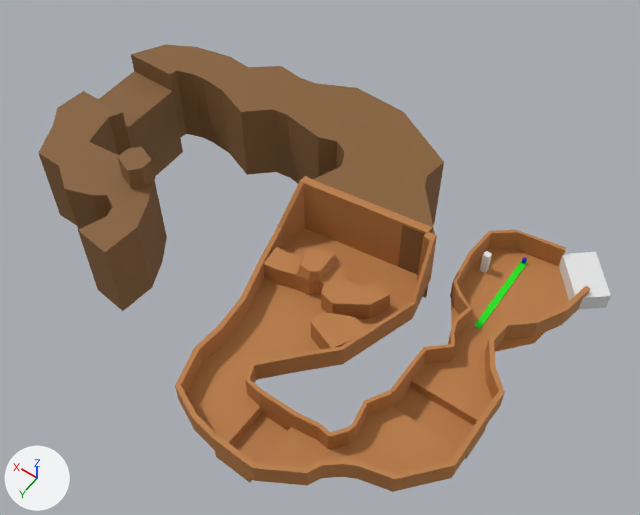
Two versions of the FBX model Assets/Environments/testlayout.fbx, one commit apart.
One viewpoint serves both versions: a 50 mm lens placed at (-39.6, 162.2, 215.7), pointed at (56.2, 28.0, 4.9). The lights are fixed; the arrows at lower left show +X, +Y and +Z. Where no turn or scale is listed for an object, it has been applied to the vertices. Vertices at the same position are counted once.

The first picture shows 'Cube', 'FinalConsoleHavingLedge', 'floorLayout', 'wall3', 'wallHeightExample8Meters', 'walls1', 'walls2'.
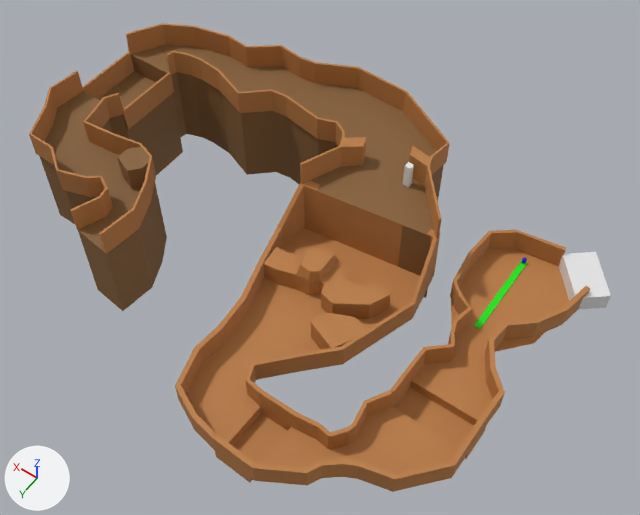
The change, as a list of edits to the scene's bpy script:
```text
Change me_plane_003:
    where me_plane_003.from_pydata(...)  # 131 vertices, 125 faces; spans x -3.4..48.9, y -15.7..76.4, z -3.5..21.1
    used by ob_walls2; location = (0.0, 0.0, 0.0)
    me_plane_003 part 1: all 12 vertices in x 25.7..29.4, y 12.5..15.2, z 0.4..21.1 are scaled about their middle by (1, 1, 0.958), then moved by (0.0, -2.0, -0.4)
Add me_plane_004:
    me_plane_004.from_pydata(...)  # 112 vertices, 110 faces; spans x 25.9..154.4, y -27.6..69.9, z 12.8..28.9
    me_plane_004.materials.append(mat_firstheight)  # orange #bb7d44
Add me_plane_005:
    me_plane_005.from_pydata(...)  # 112 vertices, 110 faces; spans x 59.6..137.4, y -3.3..71.3, z 12.7..28.5
    me_plane_005.materials.append(mat_firstheight)  # orange #bb7d44
Change ob_wallheightexample8meters:
    ob_wallheightexample8meters.location: (14.9, 0.0, 4.0) -> (44.3, 0.0, 24.2)
Add ob_floorlayout_001:
    ob_floorlayout_001 = bpy.data.objects.new('floorLayout.001', me_plane_004)
    ob_floorlayout_001.location = (0.0, 0.0, 0.0)
Add ob_floorlayout_002:
    ob_floorlayout_002 = bpy.data.objects.new('floorLayout.002', me_plane_005)
    ob_floorlayout_002.location = (0.0, 0.0, 0.0)
```

Where the change shows, as pixel boxes (x1, y1, x2, y2) in the pictures (640 x 515 px; the box of a moved part takes in the faces that stretch with it):
'floorLayout.001', added
    after: (29, 23, 450, 238)
'walls2', reshaped
    before: (246, 230, 566, 449)
    after: (246, 229, 566, 449)
'floorLayout.002', added
    after: (83, 51, 366, 254)
'wallHeightExample8Meters', moved
    before: (479, 251, 492, 273)
    after: (403, 162, 414, 187)
part 1 of me_plane_003, moved or reshaped
    before: (412, 232, 437, 317)
    after: (412, 229, 440, 317)
